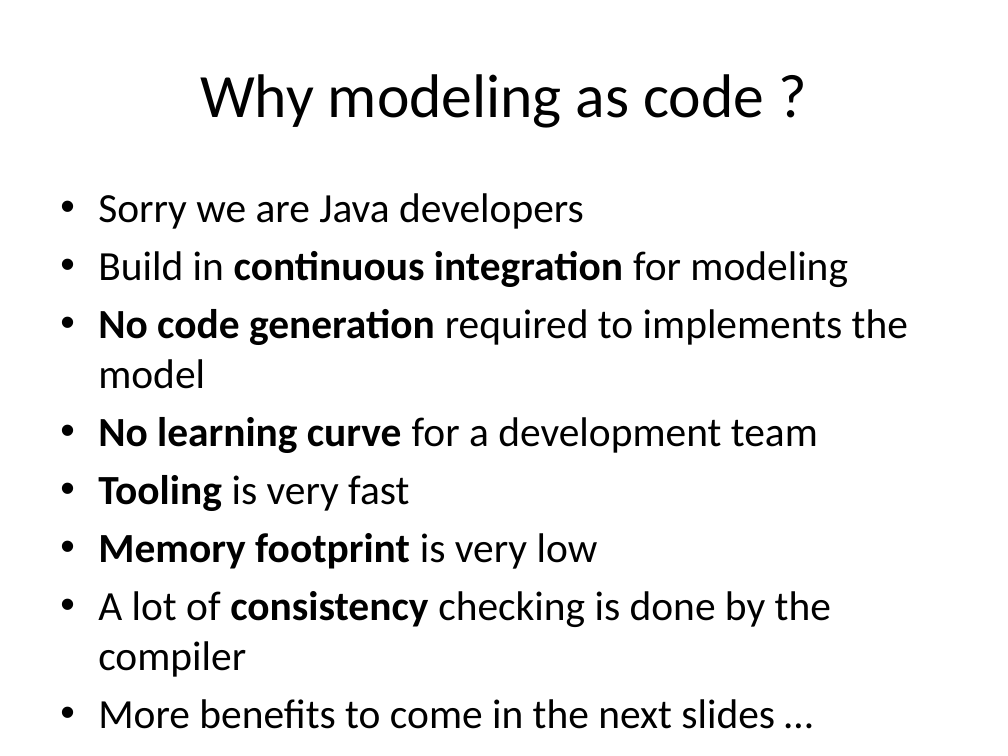
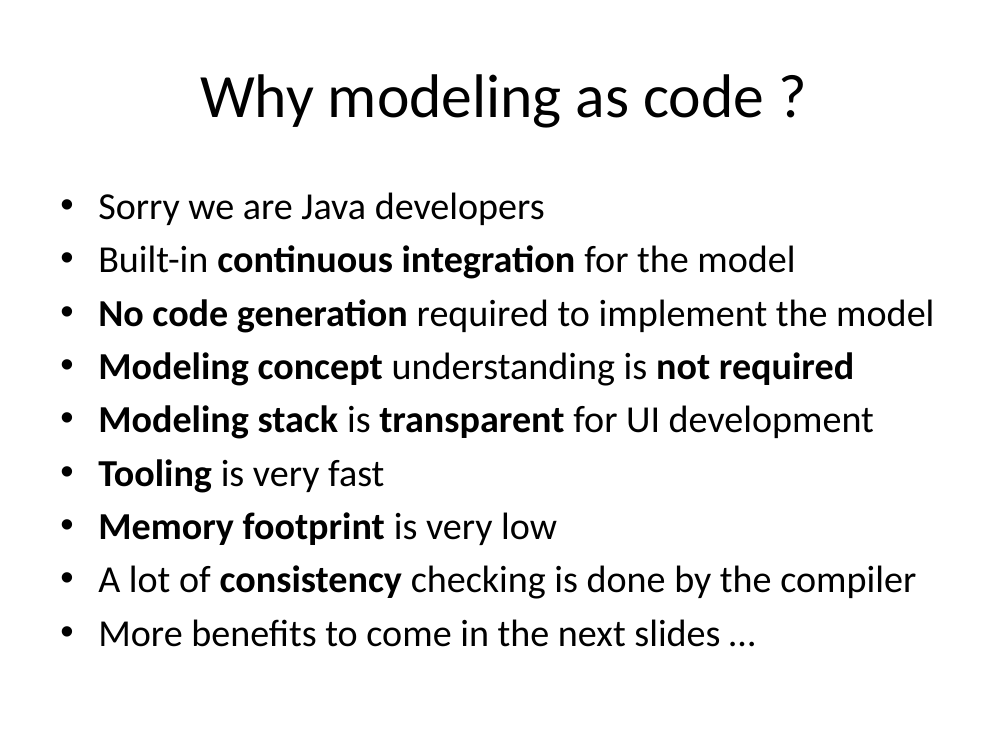
Before and after one commit to lesfurets/mdl4ui, a slide deck: slide 25 of mdl4ui-docs/mdl4ui_cg2013.pptx (slide 21 before the commit). Drawn at 1008x756 pixels with LibreOffice and Linux fonts; fonts in the diff are those of the drawing. Boxes give left, top, right and bottom in pixels: in the first picture for what was removed or moved away, otherwise in the second. Text is boxed around its words. In the diff, an @@ line names an element or a change of style, - is before the commit and + after.

Commit message:
fixed a few typo

```diff
--- a/mdl4ui-docs/mdl4ui_cg2013.pptx
+++ b/mdl4ui-docs/mdl4ui_cg2013.pptx
@@ text at box(98, 192, 916, 647): size 29.6 to 27.2 pt in "Sorry we are Java developers", "Tooling is very fast", "Memory footprint is very low", "A lot of consistency checking is done ..." and 1 more places @@
@@ text at box(98, 245, 934, 439): text changed; size 29.6 to 27.2 pt; bold on @@
-• Build in continuous integration for modeling
-• No code generation required to implements the model
-• No learning curve for a development team
+• Built-in continuous integration for the model
+• No code generation required to implement the model
+• Modeling concept understanding is not required
+• Modeling stack is transparent for UI development
```
Also in this commit, not shown: 6 other slides changed, 5 slides added.
